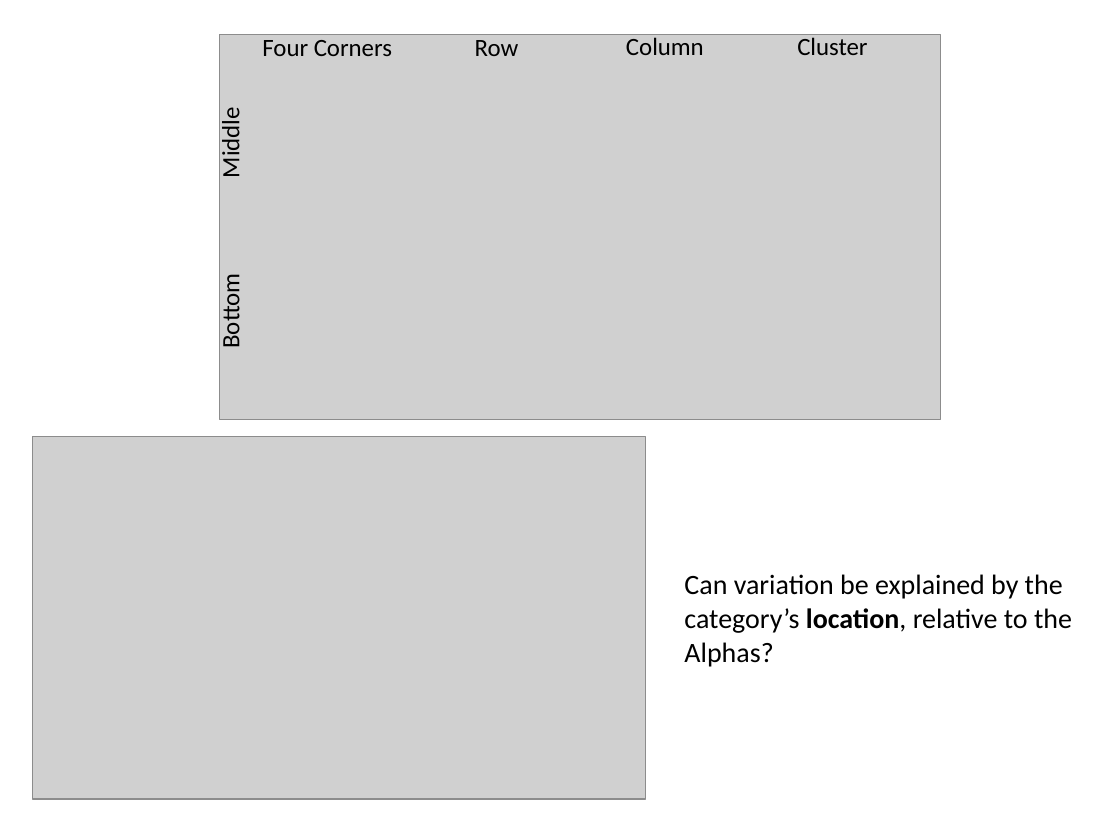
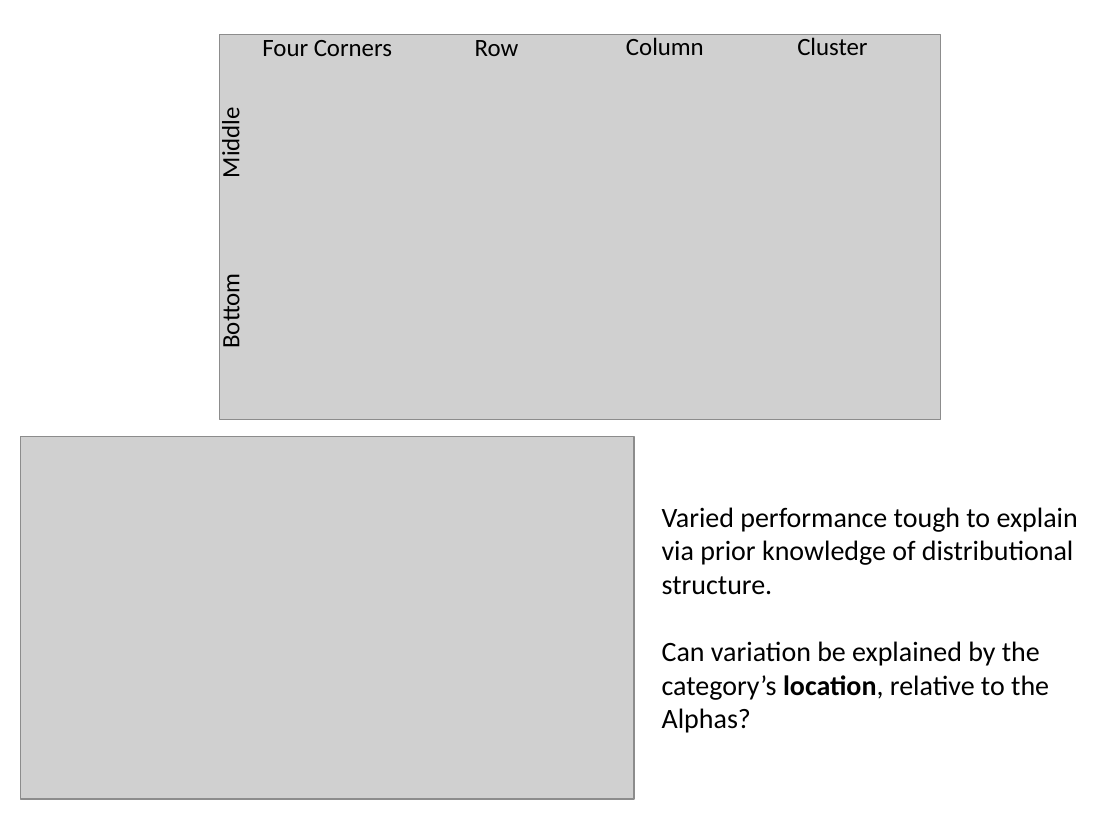
Before and after one commit to AusterweilLab/generating_categories, a slide deck: slide 42 of Presentations/ccn-bbag-march-2-2017.pptx (slide 38 before the commit). Drawn at 1120x840 pixels with LibreOffice and Linux fonts; fonts in the diff are those of the drawing; grey boxes stand for pictures. Boxes give left, top, right and bottom in pixels: in the first picture for what was removed or moved away, otherwise in the second. Text is boxed around its words. In the diff, an @@ line names an element or a change of style, - is before the commit and + after.

```diff
--- a/Presentations/ccn-bbag-march-2-2017.pptx
+++ b/Presentations/ccn-bbag-march-2-2017.pptx
@@ picture: place and size @@
-picture at bbox=[32, 437, 646, 799]
+picture at bbox=[20, 437, 634, 799]
@@ text "Varied performance tough to explain ...": place and size @@
-text "Varied performance tough to explain ..." at bbox=[684, 574, 1072, 667]
+text "Varied performance tough to explain ..." at bbox=[662, 507, 1078, 733]
@@ text at bbox=[662, 507, 1078, 595]: paragraph added @@
+Varied performance tough to explain via prior knowledge of distributional structure.
```
Also in this commit, not shown: 9 other slides changed, 5 slides added, 1 slide removed, 3 other files.
